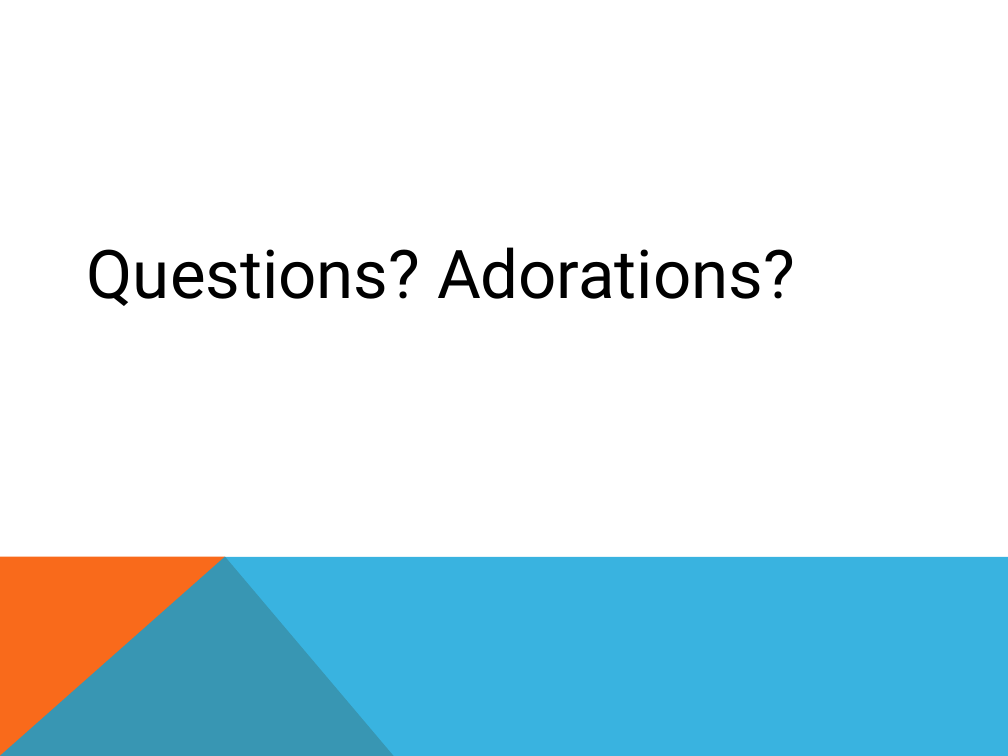
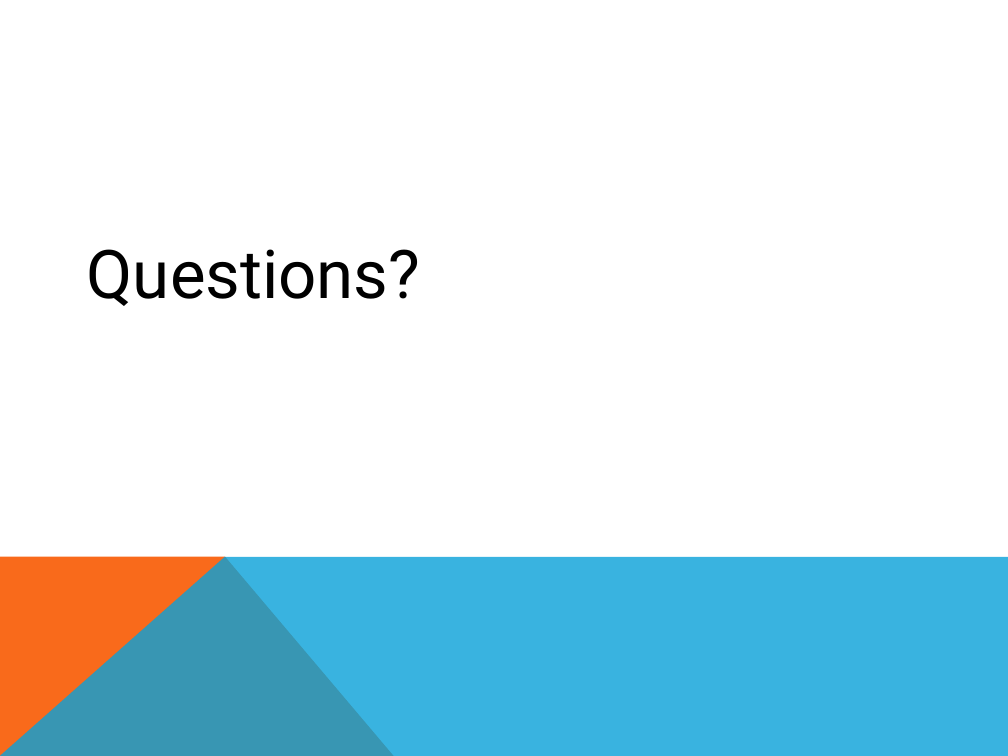
Before and after one commit to csce3513/Team6, a slide deck: slide 11 of docs/presentation-3.pptx (slide 10 before the commit). Drawn at 1008x756 pixels with LibreOffice and Linux fonts; fonts in the diff are those of the drawing. Boxes give left, top, right and bottom in pixels: in the first picture for what was removed or moved away, otherwise in the second. Text is boxed around its words. In the diff, an @@ line names an element or a change of style, - is before the commit and + after.

```diff
--- a/docs/presentation-3.pptx
+++ b/docs/presentation-3.pptx
@@ text at bbox=[87, 249, 421, 306]: text changed @@
-Questions? Adorations?
+Questions?
```
Also in this commit, not shown: 4 other slides changed, 3 slides added, 2 slides removed.
